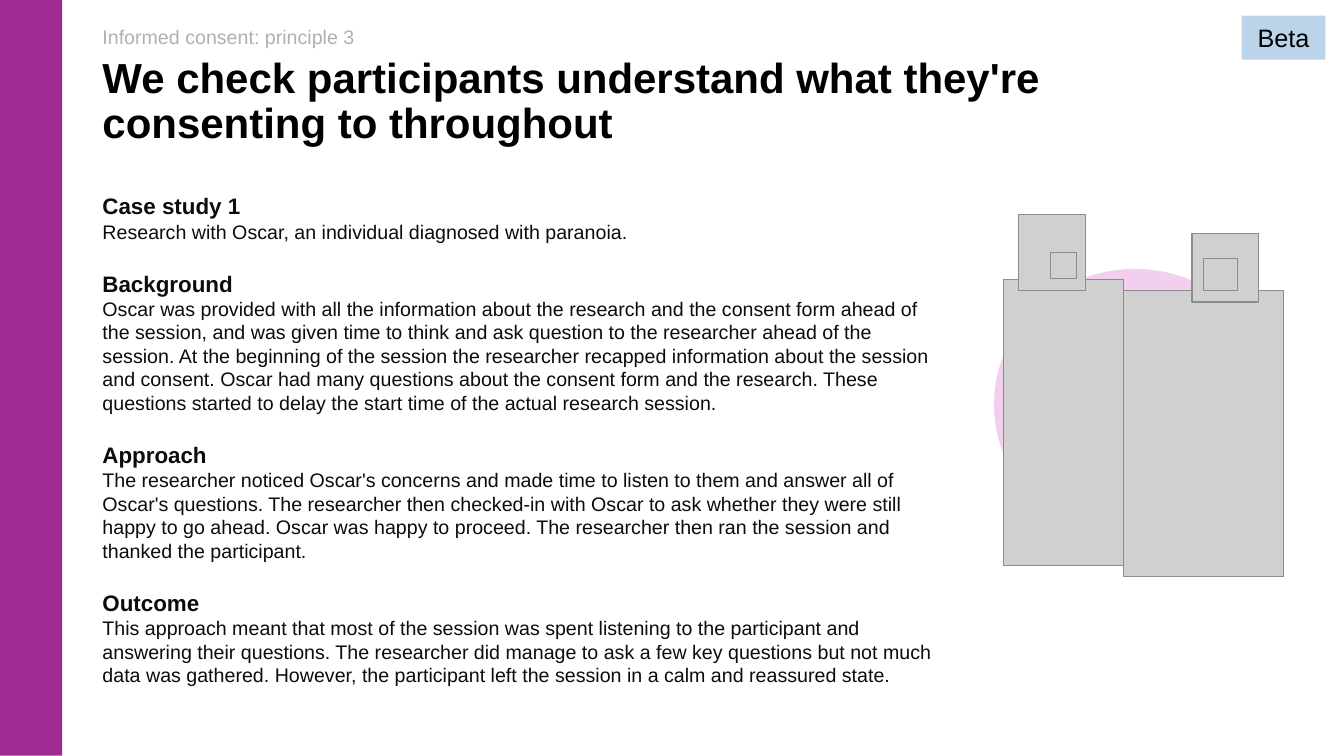
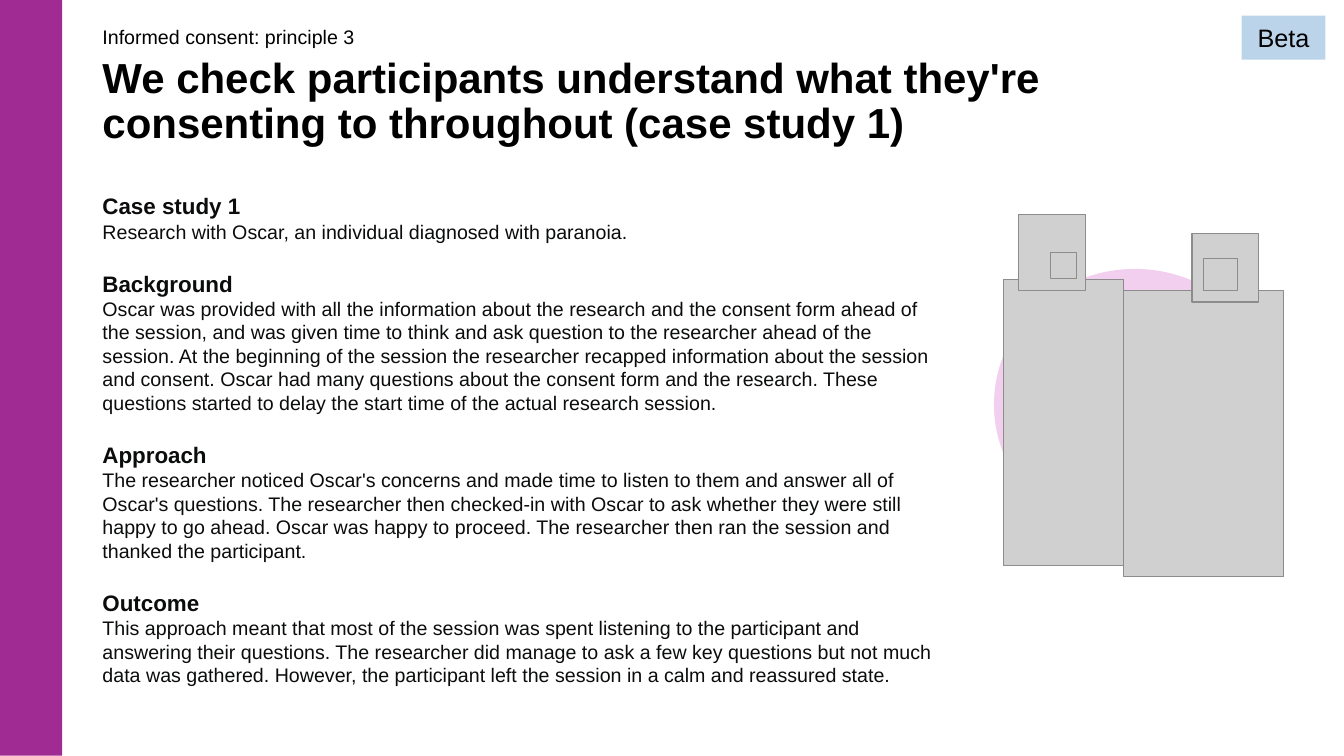
Before and after one commit to DFE-Digital/user-research-new-manual, a slide deck: slide 18 of app/assets/downloads/informed-consent-principles-beta-jun25.pptx. Drawn at 1344x756 pixels with LibreOffice and Linux fonts; fonts in the diff are those of the drawing; grey boxes stand for pictures. Boxes give left, top, right and bottom in pixels: in the first picture for what was removed or moved away, otherwise in the second. Text is boxed around its words. In the diff, an @@ line names an element or a change of style, - is before the commit and + after.

Commit message:
final informed consent ppt file added for blog post added

```diff
--- a/app/assets/downloads/informed-consent-principles-beta-jun25.pptx
+++ b/app/assets/downloads/informed-consent-principles-beta-jun25.pptx
@@ text "Informed consent: principle 3" at bbox=[102, 29, 354, 48]: text colour #B0B0B0 to #000000 @@
@@ title at bbox=[102, 62, 1040, 147]: text changed @@
-We check participants understand what they're consenting to throughout
+We check participants understand what they're consenting to throughout (case study 1)
```
Also in this commit, not shown: 17 other slides changed, 1 other file.
